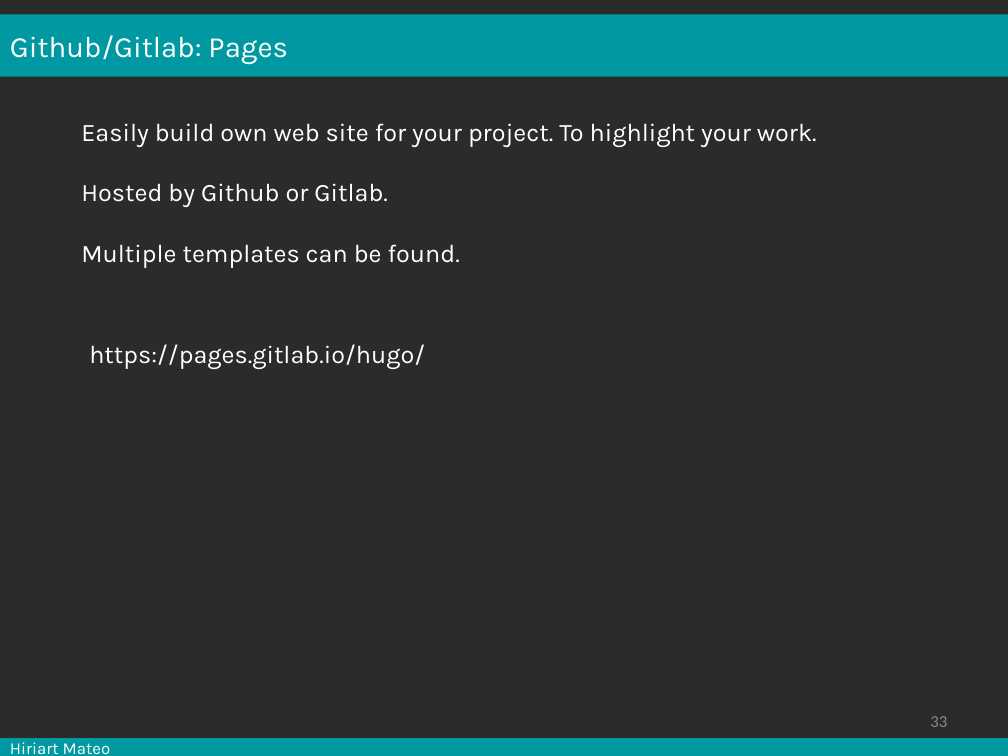
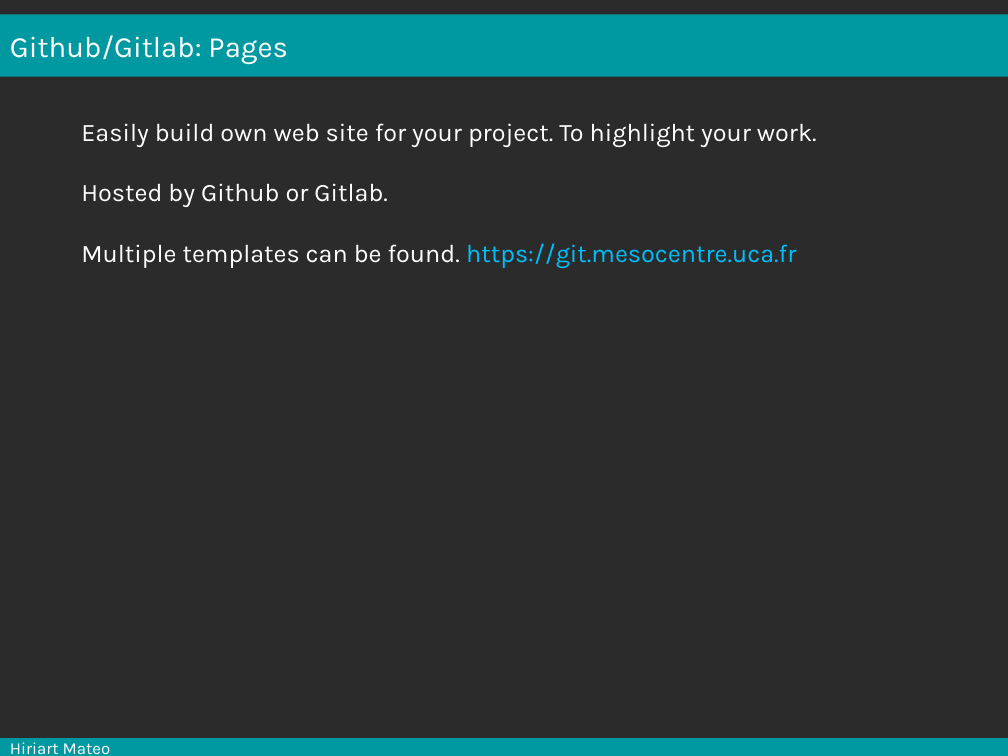
Before and after one commit to mesocentre-clermont-auvergne/formation_fair, a slide deck: slide 33 of fair_versionnage/versionnage_cours/cours.odp. Drawn at 1008x756 pixels with LibreOffice and Linux fonts; fonts in the diff are those of the drawing; background and template pictures are left out; a plain dark background stands for a picture behind light text. Boxes give left, top, right and bottom in pixels: in the first picture for what was removed or moved away, otherwise in the second. Text is boxed around its words. In the diff, an @@ line names an element or a change of style, - is before the commit and + after.

```diff
--- a/fair_versionnage/versionnage_cours/cours.odp
+++ b/fair_versionnage/versionnage_cours/cours.odp
@@ text at <box>81,243,796,268</box>: text changed; text colour #FFFFFF to #00BFFF @@
-Multiple templates can be found.
+Multiple templates can be found. https://git.mesocentre.uca.fr
@@ text removed at <box>89,344,425,369</box> @@
-https://pages.gitlab.io/hugo/
@@ page number rewrapped from <box>930,716,947,727</box> to <box>944,674,1008,715</box> @@
```
Also in this commit, not shown: 30 other slides changed, 3 slides added, 3 slides removed, 2 other files.
